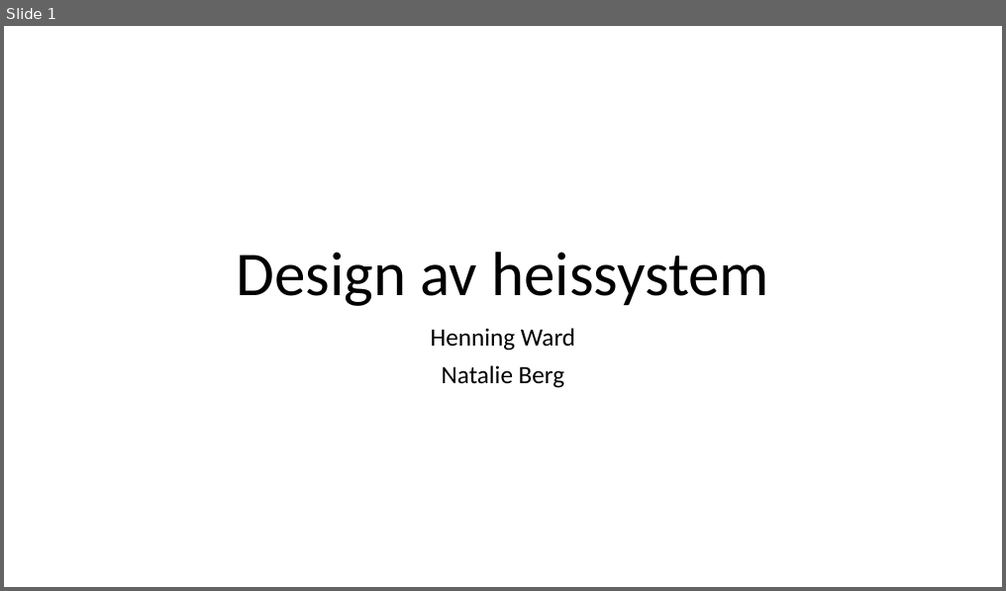
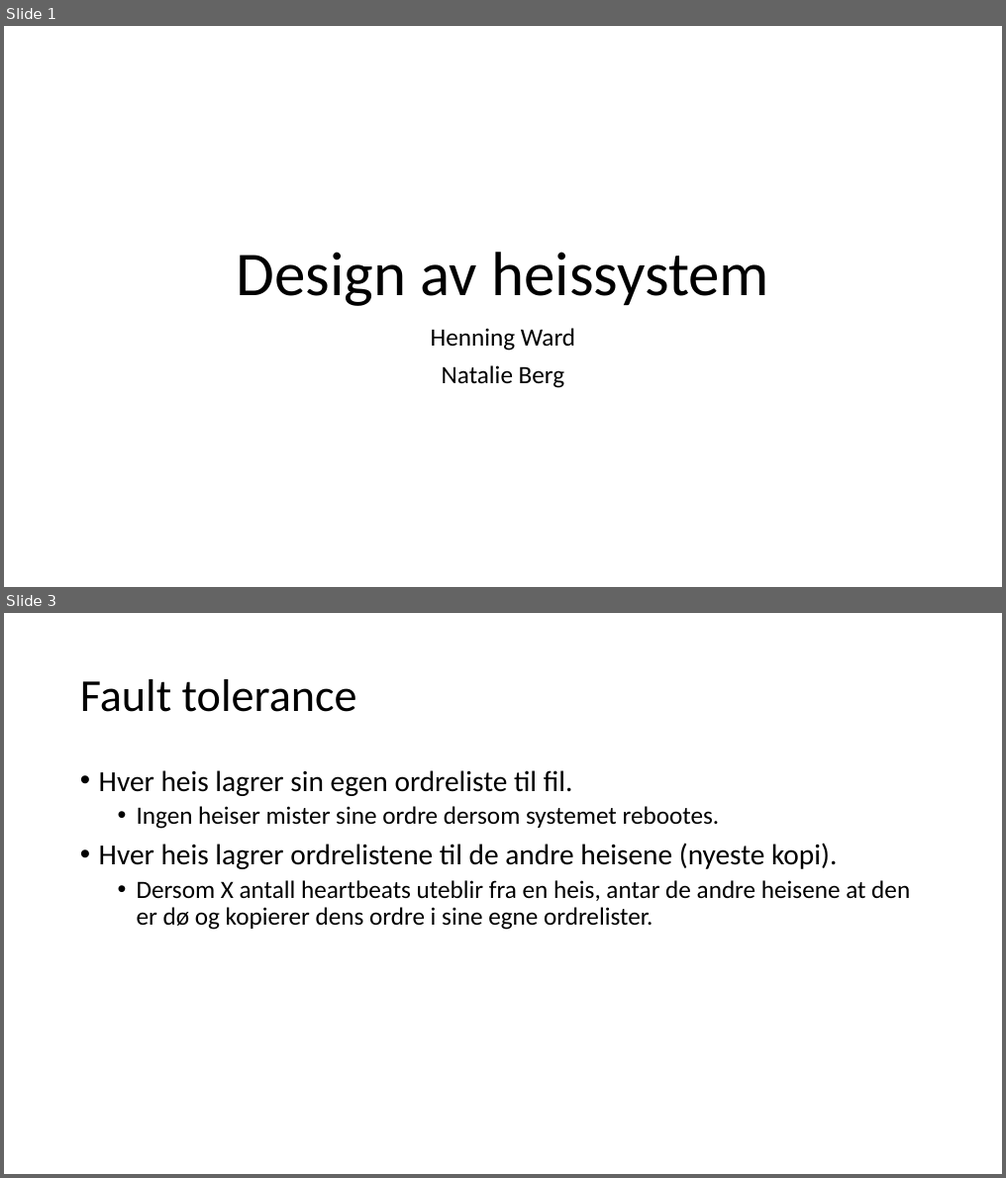
Before and after one commit to henningward/sanntid, a slide deck: heisdesign.pptx. Shown one above the other, each under a label of ours: slide 1 before the commit, slides 1 and 3 after it; the slides between them are not shown. The pictures are 1006x591 and 1006x1178 pixels, drawn with LibreOffice and Linux fonts; fonts in the diff are those of the drawing. Boxes give left, top, right and bottom in pixels: in the first picture for what was removed or moved away, otherwise in the second. Text is boxed around its words. In the diff, an @@ line names an element or a change of style, - is before the commit and + after.

```diff
--- a/heisdesign.pptx
+++ b/heisdesign.pptx
@@ slide 3 added at [4, 613, 1002, 1174], background #FFFFFF @@
@@ title added at [80, 679, 357, 712], 44 pt, text #000000 @@
+Fault tolerance
@@ text added at [99, 770, 910, 930], 24 pt, text #000000 @@
+• Hver heis lagrer sin egen ordreliste til fil.
+  • Ingen heiser mister sine ordre dersom systemet rebootes.
+• Hver heis lagrer ordrelistene til de andre heisene (nyeste kopi).
+  • Dersom X antall heartbeats uteblir fra en heis, antar de andre heisene at den er dø og kopierer dens ordre i sine egne ordrelister.
```
Also in this commit, not shown: 1 slide changed, 2 other slides added, 1 slide removed, 1 other file.
